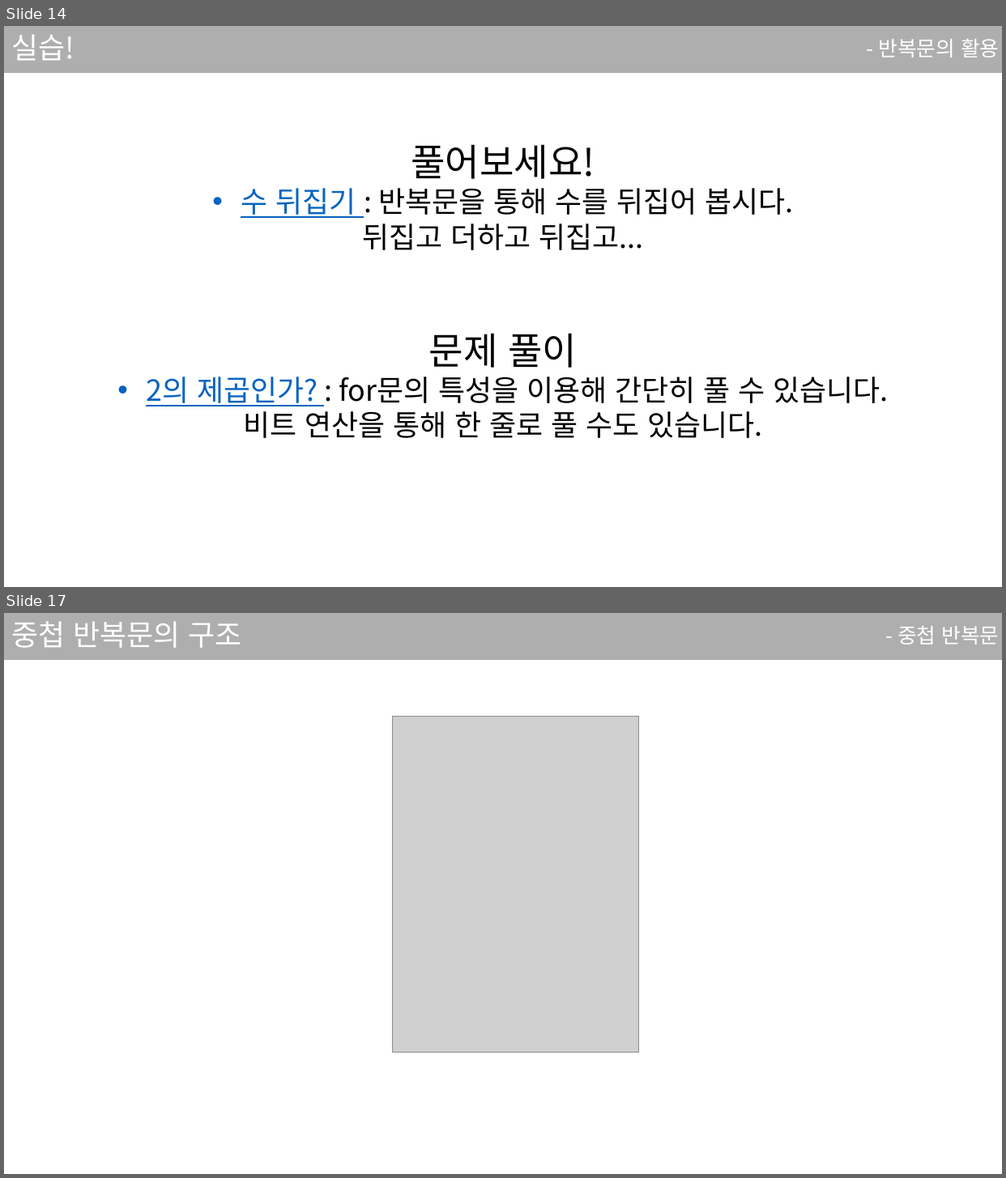
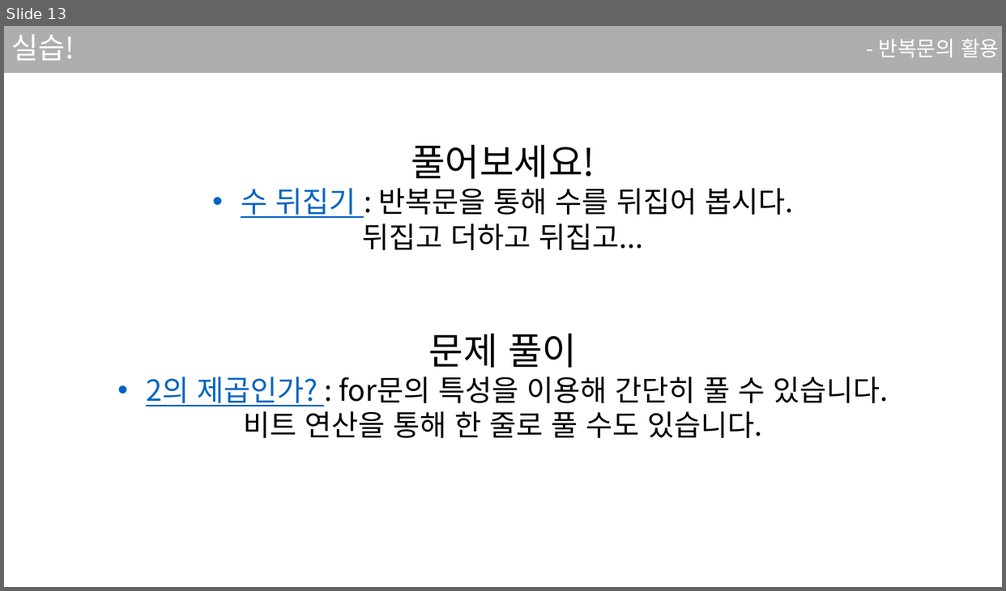
Before and after one commit to sjsjsj1246/EC_C_Language_Study, a slide deck: ppt/4강.pptx. Shown one above the other, each under a label of ours: slides 14 and 17 before the commit, slide 13 after it; the slides between them are not shown. The pictures are 1006x1178 and 1006x591 pixels, drawn with LibreOffice and Linux fonts; fonts in the diff are those of the drawing; grey boxes stand for pictures. Boxes give left, top, right and bottom in pixels: in the first picture for what was removed or moved away, otherwise in the second. Text is boxed around its words. In the diff, an @@ line names an element or a change of style, - is before the commit and + after.

```diff
--- a/ppt/4강.pptx
+++ b/ppt/4강.pptx
@@ slide 17 removed at <box>4,613,1002,1174</box>, background #FFFFFF; not listed: 1 template element that a slide beside it also shows @@
@@ title removed at <box>11,621,241,648</box> @@
-중첩 반복문의 구조
@@ text removed at <box>897,626,999,645</box> @@
-- 중첩 반복문
@@ picture removed at <box>393,717,638,1052</box> @@
@@ what was slide 14 is now slide 13 @@
```
Also in this commit, not shown: 2 slides changed, 10 slides added, 35 other slides removed, 1 other file.
